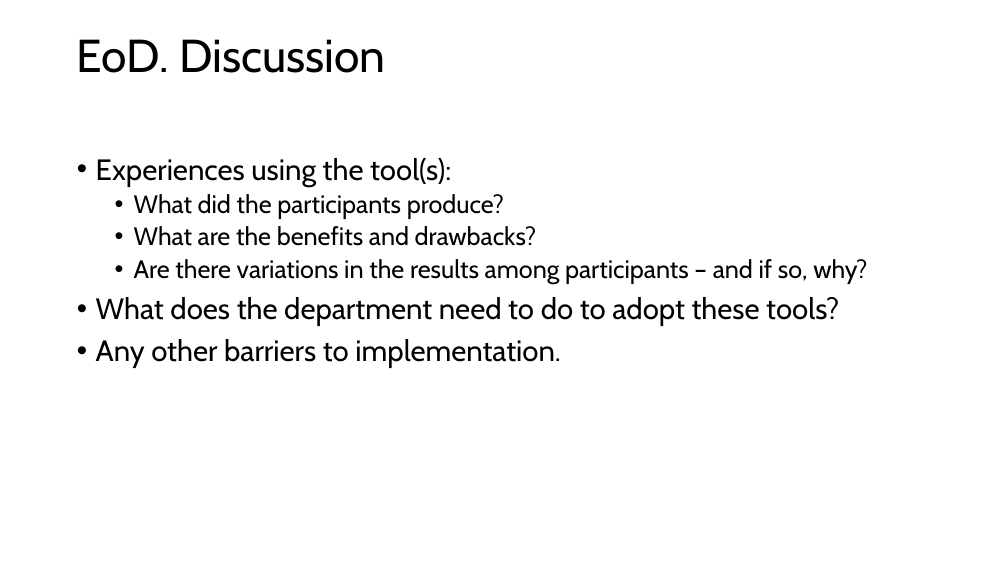
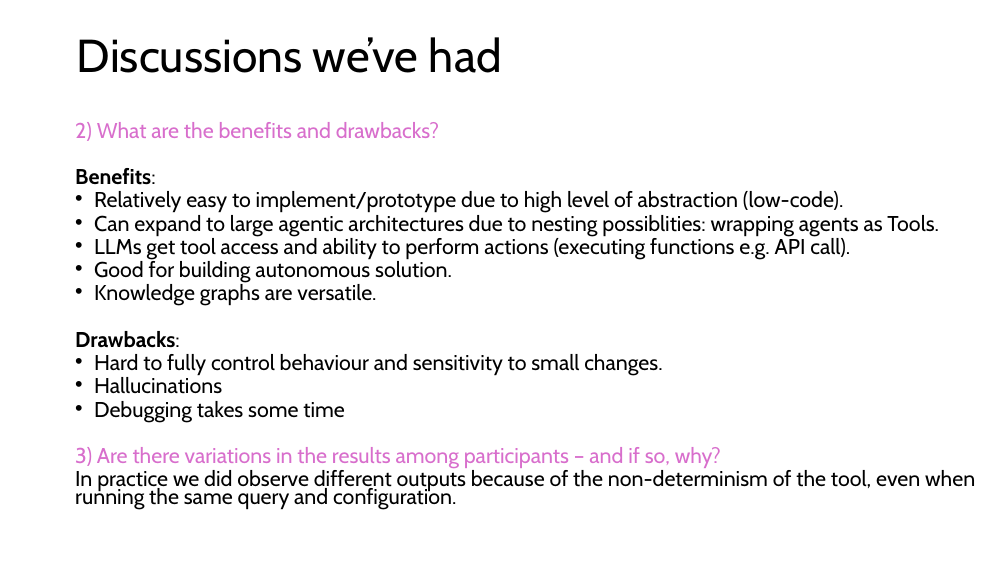
Before and after one commit to adelanv/DepartmentGathering-2025, a slide deck: slide 11 of Multi-agent4DT.pptx (slide 3 before the commit). Drawn at 1008x567 pixels with LibreOffice and Linux fonts; fonts in the diff are those of the drawing. Boxes give left, top, right and bottom in pixels: in the first picture for what was removed or moved away, otherwise in the second. Text is boxed around its words. In the diff, an @@ line names an element or a change of style, - is before the commit and + after.

```diff
--- a/Multi-agent4DT.pptx
+++ b/Multi-agent4DT.pptx
@@ title at box(77, 37, 502, 73): text changed @@
-EoD. Discussion
+Discussions we’ve had
@@ text at box(75, 122, 975, 510): text changed; size 24 to 20.4 pt @@
-• Experiences using the tool(s):
-  • What did the participants produce?
-  • What are the benefits and drawbacks?
-  • Are there variations in the results among participants – and if so, why?
-• What does the department need to do to adopt these tools?
-• Any other barriers to implementation.
+  2) What are the benefits and drawbacks?
+  Benefits:
+  • Relatively easy to implement/prototype due to high level of abstraction (low-code).
+  • Can expand to large agentic architectures due to nesting possiblities: wrapping agents as Tools.
+  • LLMs get tool access and ability to perform actions (executing functions e.g. API call).
+  • Good for building autonomous solution.
+  • Knowledge graphs are versatile.
+  Drawbacks:
+  • Hard to fully control behaviour and sensitivity to small changes.
+  • Hallucinations
+  • Debugging takes some time
+  3) Are there variations in the results among participants – and if so, why?
+  In practice we did observe different outputs because of the non-determinism of the tool, even when running the same query and configuration.
```
Also in this commit, not shown: 1 other slide changed, 11 slides added, 1 slide removed, 1 other file.
